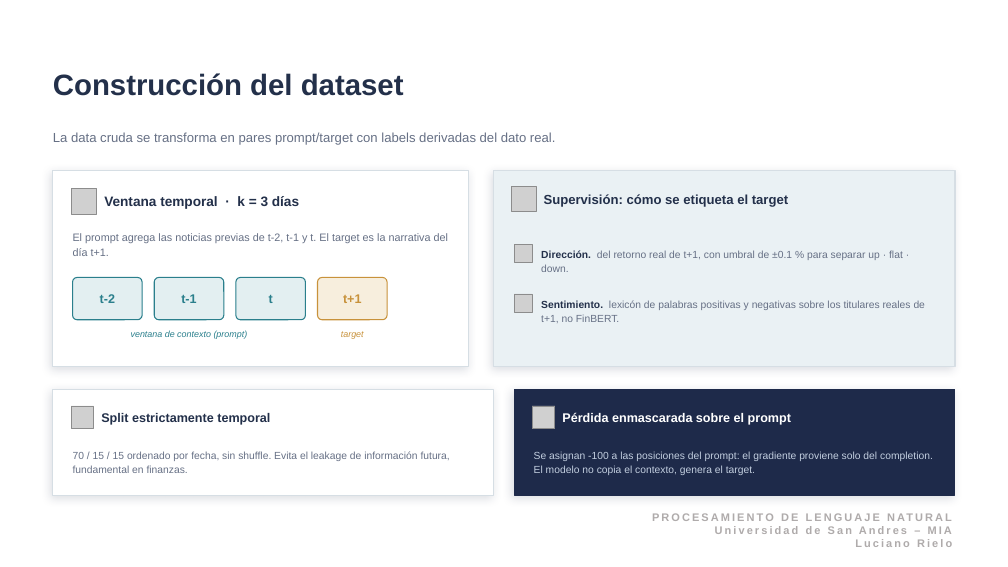
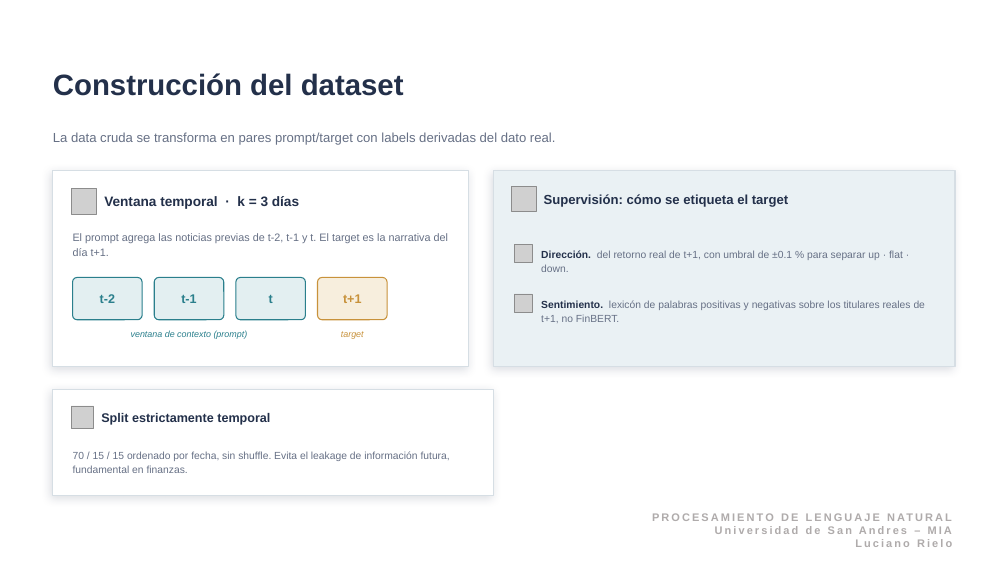
Before and after one commit to LucianoRielo/news-ai-generator, a slide deck: slide 5 of presentacion_nlp_finanzas.pptx. Drawn at 1008x567 pixels with LibreOffice and Linux fonts; fonts in the diff are those of the drawing; grey boxes stand for pictures; background and template pictures are left out. Boxes give left, top, right and bottom in pixels: in the first picture for what was removed or moved away, otherwise in the second. Text is boxed around its words. In the diff, an @@ line names an element or a change of style, - is before the commit and + after.

```diff
--- a/presentacion_nlp_finanzas.pptx
+++ b/presentacion_nlp_finanzas.pptx
@@ rectangle removed at <box>514,389,955,495</box> @@
@@ picture removed at <box>532,406,555,429</box> @@
@@ text removed at <box>562,412,791,425</box> @@
-Pérdida enmascarada sobre el prompt
@@ text removed at <box>534,451,933,475</box> @@
-Se asignan -100 a las posiciones del prompt: el gradiente proviene solo del completion. El modelo no copia el contexto, genera el target.
```
Also in this commit, not shown: 5 other slides changed, 1 slide added, 43 other files.
